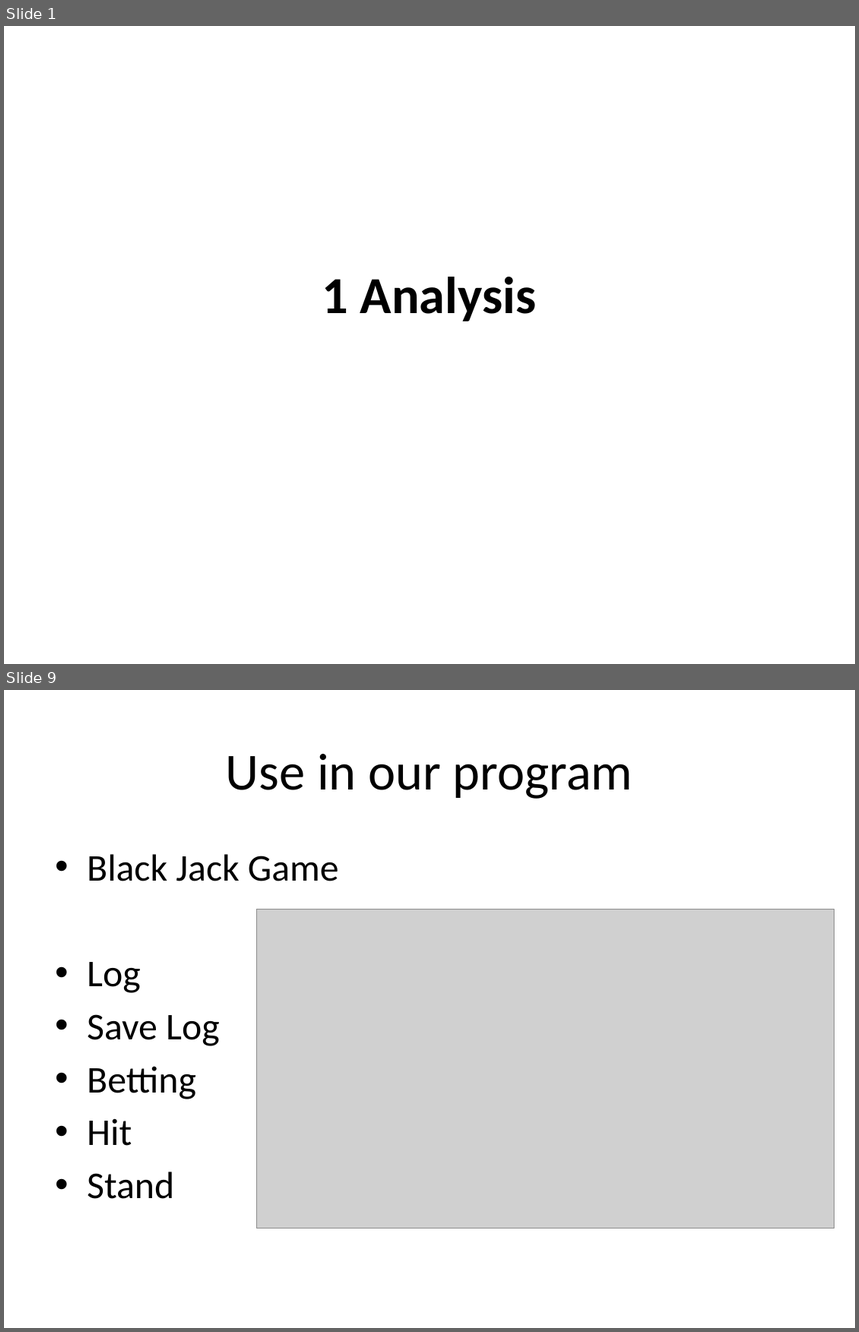
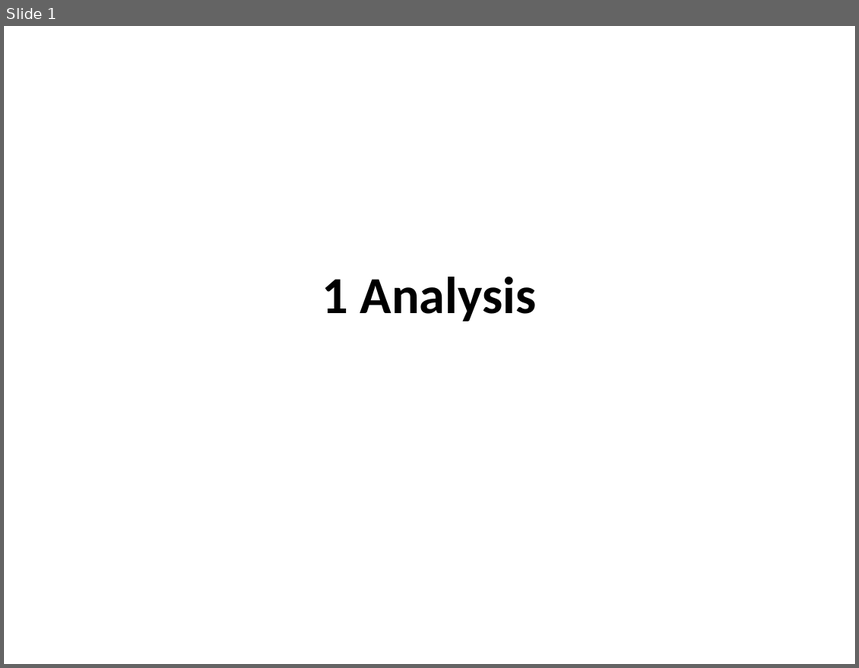
Before and after one commit to isurup/kalle-martin-group, a slide deck: SSE2/slides/1 Analysis.pptx. Shown one above the other, each under a label of ours: slides 1 and 9 before the commit, slide 1 after it; the slides between them are not shown. The pictures are 859x1332 and 859x668 pixels, drawn with LibreOffice and Linux fonts; fonts in the diff are those of the drawing; grey boxes stand for pictures. Boxes give left, top, right and bottom in pixels: in the first picture for what was removed or moved away, otherwise in the second. Text is boxed around its words. In the diff, an @@ line names an element or a change of style, - is before the commit and + after.

```diff
--- a/SSE2/slides/1 Analysis.pptx
+++ b/SSE2/slides/1 Analysis.pptx
@@ slide 9 removed at [4,690,855,1328], background #FFFFFF @@
@@ title removed at [226,754,633,799] @@
-Use in our program
@@ text removed at [87,854,339,1199] @@
-• Black Jack Game
-• Log
-• Save Log
-• Betting
-• Hit
-• Stand
@@ picture removed at [257,910,835,1229] @@
```
Also in this commit, not shown: 1 slide changed, 7 other slides removed.
